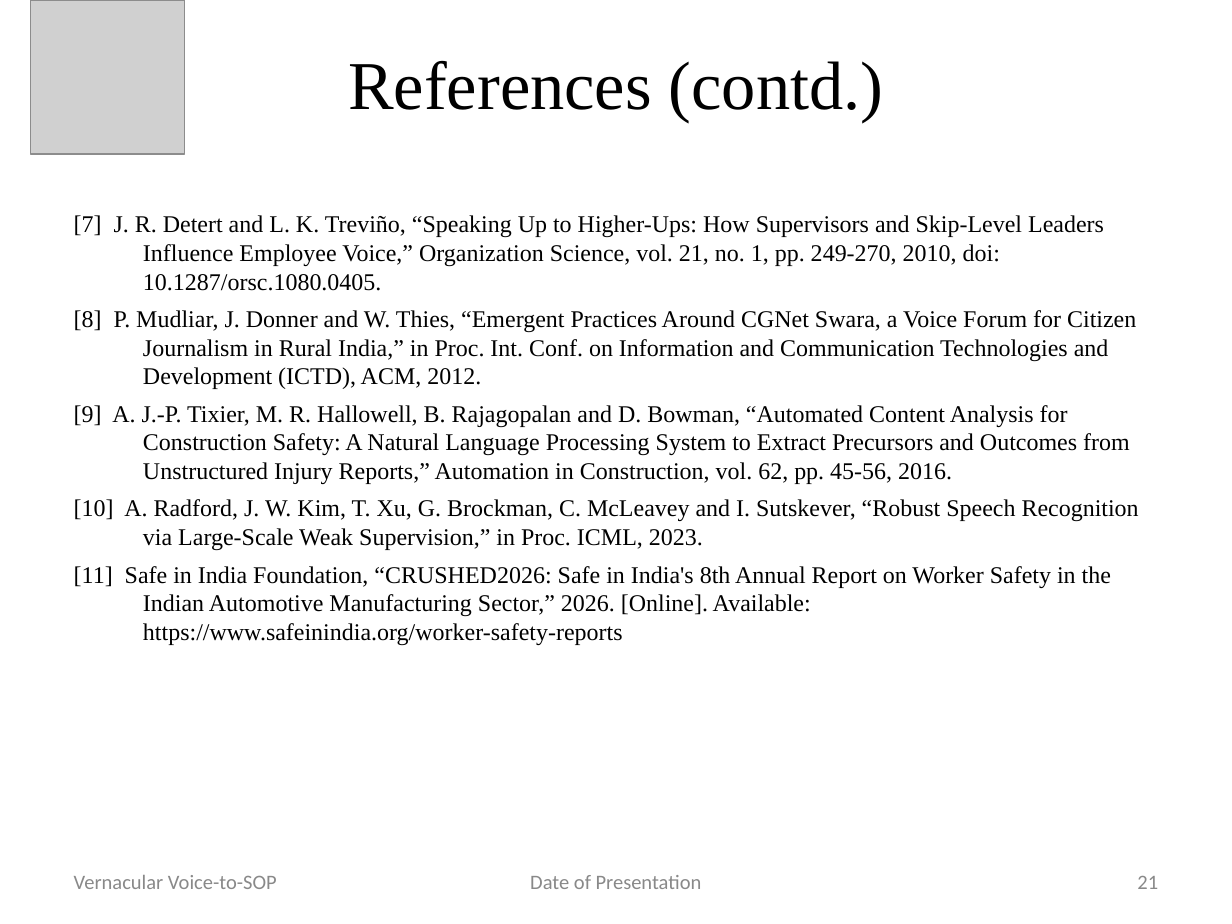
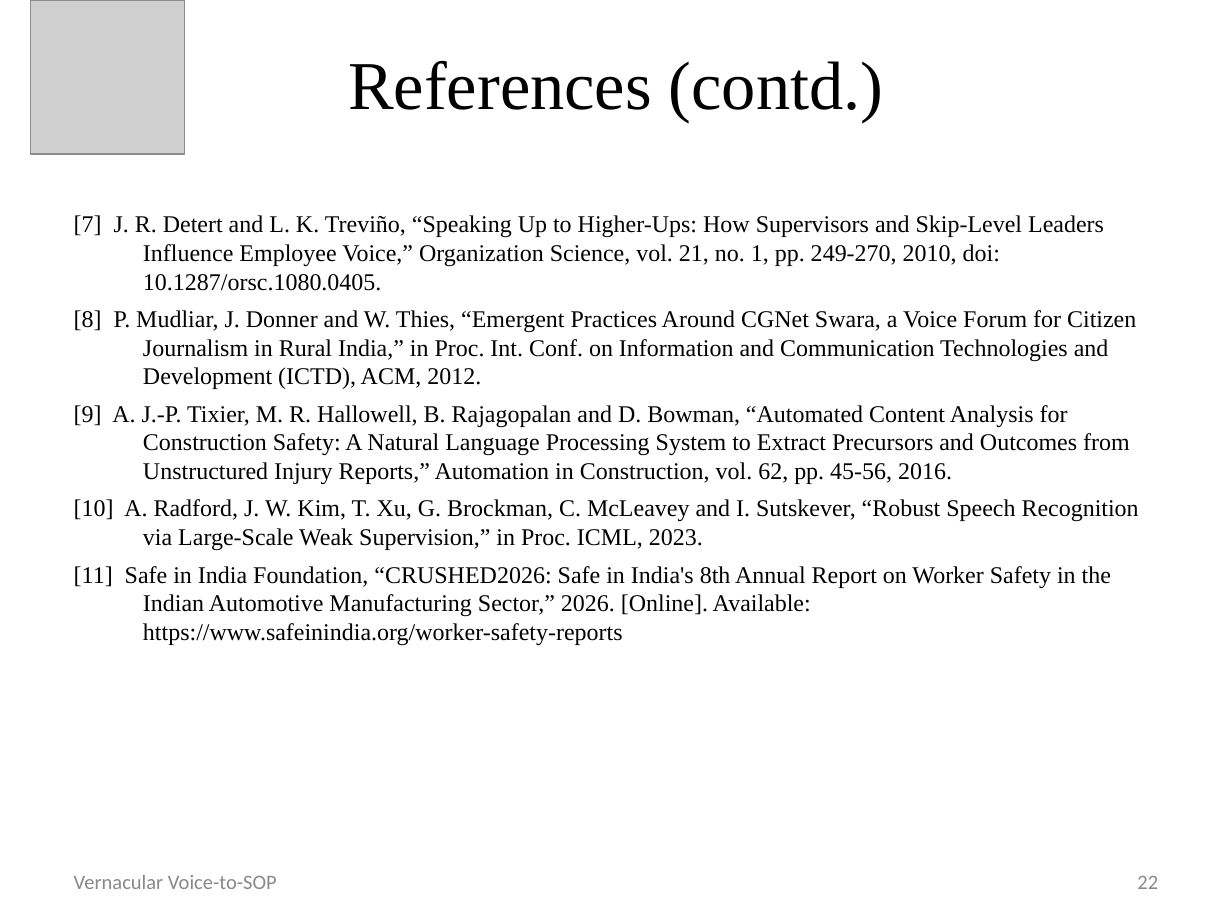
Before and after one commit to Atharva0222/vernacular-voice-to-sop, a slide deck: slide 22 of Voice_to_SOP_ppt_2.pptx (slide 21 before the commit). Drawn at 1232x924 pixels with LibreOffice and Linux fonts; fonts in the diff are those of the drawing; grey boxes stand for pictures. Boxes give left, top, right and bottom in pixels: in the first picture for what was removed or moved away, otherwise in the second. Text is boxed around its words. In the diff, an @@ line names an element or a change of style, - is before the commit and + after.

```diff
--- a/Voice_to_SOP_ppt_2.pptx
+++ b/Voice_to_SOP_ppt_2.pptx
@@ text removed at <box>530,875,702,889</box> @@
-Date of Presentation
@@ page number at <box>1137,876,1158,889</box>: text changed @@
-21
+22
```
Also in this commit, not shown: 5 other slides changed, 1 slide added, 17 other files.
